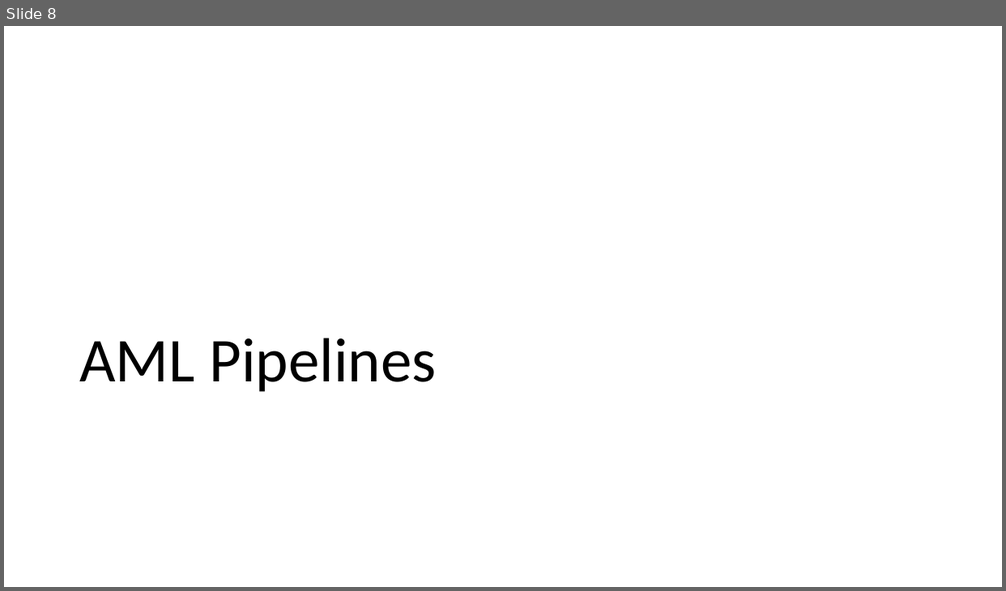
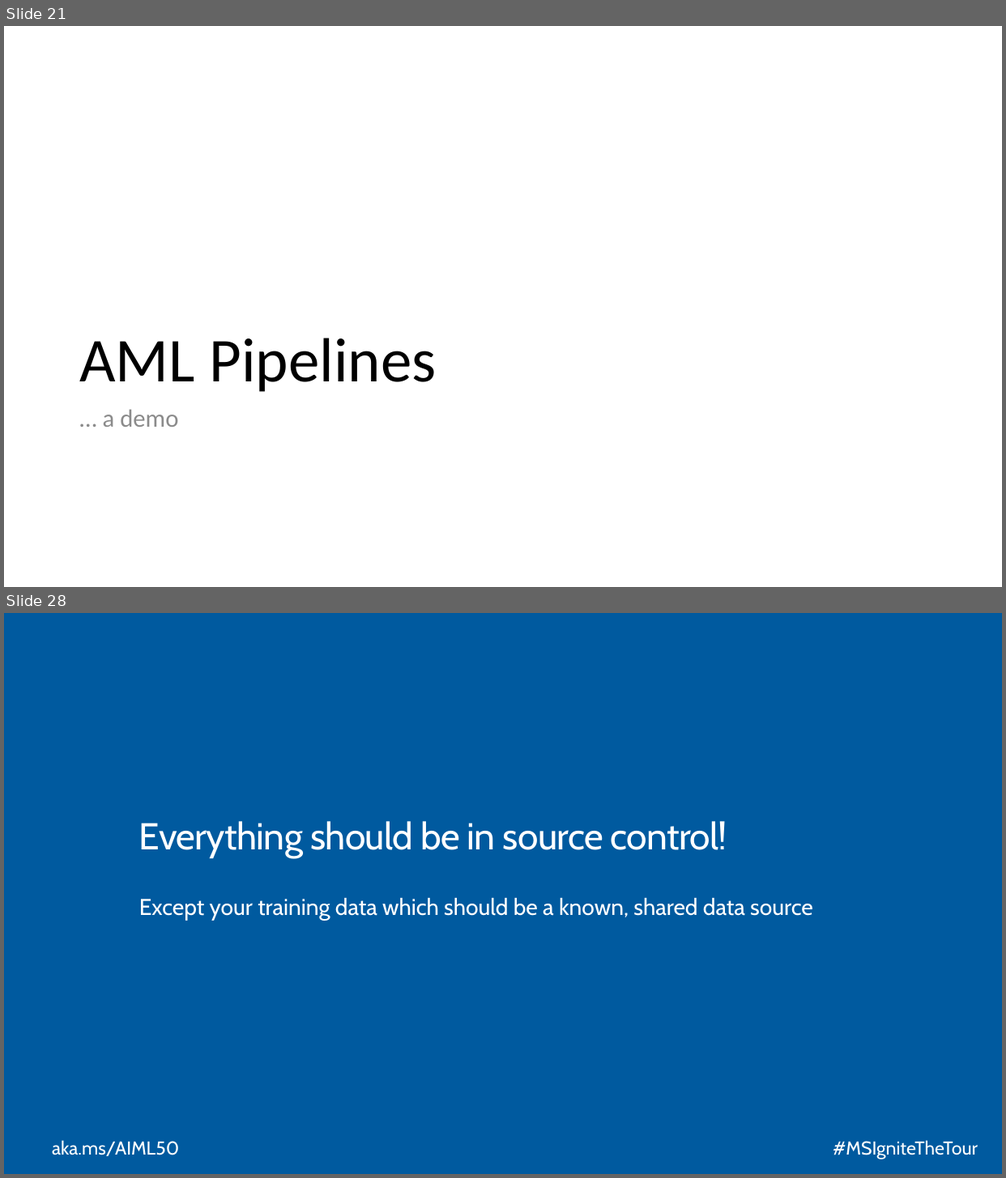
Before and after one commit to cloudscaleml/workshop, a slide deck: powerpoint/MLOps.pptx. Shown one above the other, each under a label of ours: slide 8 before the commit, slides 21 and 28 after it; the slides between them are not shown. The pictures are 1006x591 and 1006x1178 pixels, drawn with LibreOffice and Linux fonts; fonts in the diff are those of the drawing; background and template pictures are left out. Boxes give left, top, right and bottom in pixels: in the first picture for what was removed or moved away, otherwise in the second. Text is boxed around its words. In the diff, an @@ line names an element or a change of style, - is before the commit and + after.

```diff
--- a/powerpoint/MLOps.pptx
+++ b/powerpoint/MLOps.pptx
@@ slide 28 added at (4, 613, 1002, 1174), background #005A9F @@
@@ title added at (139, 821, 727, 858), 36 pt, text #FFFFFF @@
+Everything should be in source control!
@@ text added at (139, 897, 813, 920), 22 pt, text #FFFFFF @@
+Except your training data which should be a known, shared data source
@@ text added at (52, 1140, 179, 1157), 18 pt, text #FFFFFF @@
+aka.ms/AIML50
@@ text added at (833, 1140, 978, 1160), 18 pt, text #FFFFFF @@
+#MSIgniteTheTour
@@ what was slide 8 is now slide 21 @@
@@ slide 21 changed as well @@
@@ text added at (103, 409, 178, 427), 24 pt, text #8C8C8C @@
+… a demo
```
Also in this commit, not shown: 34 other slides added, 15 slides removed.
